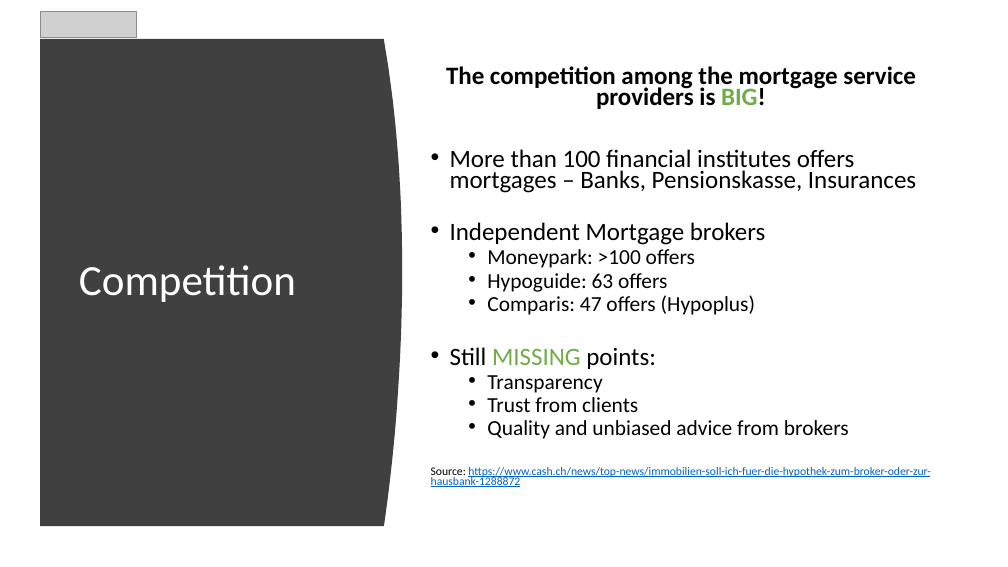
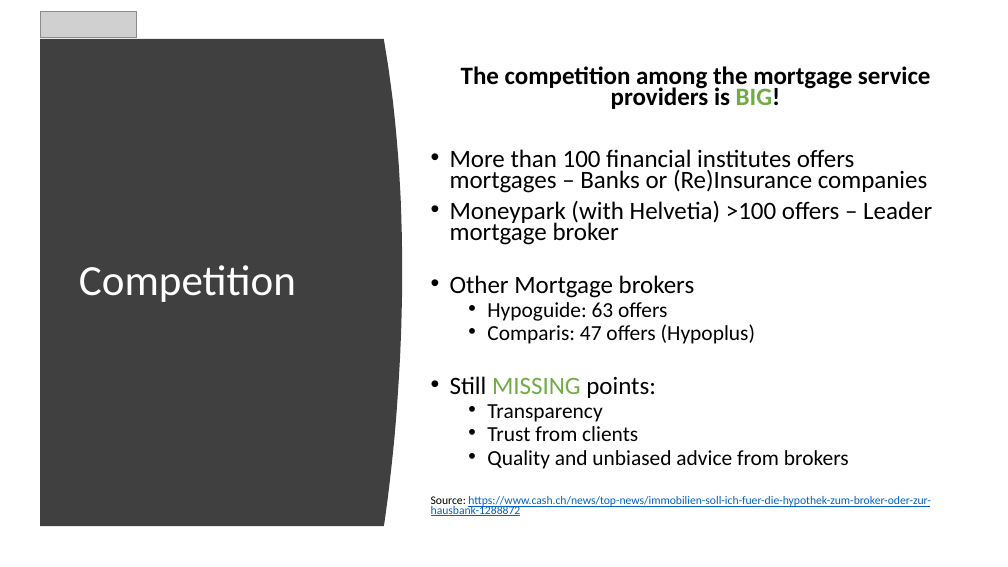
Before and after one commit to AgileBusinessAnalysis/09_TEAM, a slide deck: slide 5 of Final Pitch/FinalPitch_Happy Mortgage_V1.0.pptx. Drawn at 1008x567 pixels with LibreOffice and Linux fonts; fonts in the diff are those of the drawing; grey boxes stand for pictures. Boxes give left, top, right and bottom in pixels: in the first picture for what was removed or moved away, otherwise in the second. Text is boxed around its words. In the diff, an @@ line names an element or a change of style, - is before the commit and + after.

```diff
--- a/Final Pitch/FinalPitch_Happy Mortgage_V1.0.pptx
+++ b/Final Pitch/FinalPitch_Happy Mortgage_V1.0.pptx
@@ text at [450, 149, 932, 298]: text changed @@
-• More than 100 financial institutes offers mortgages – Banks, Pensionskasse, Insurances
-• Independent Mortgage brokers
-  • Moneypark: >100 offers
+• More than 100 financial institutes offers mortgages – Banks or (Re)Insurance companies
+• Moneypark (with Helvetia) >100 offers – Leader mortgage broker
+• Other Mortgage brokers
```
Also in this commit, not shown: 4 other slides changed.
